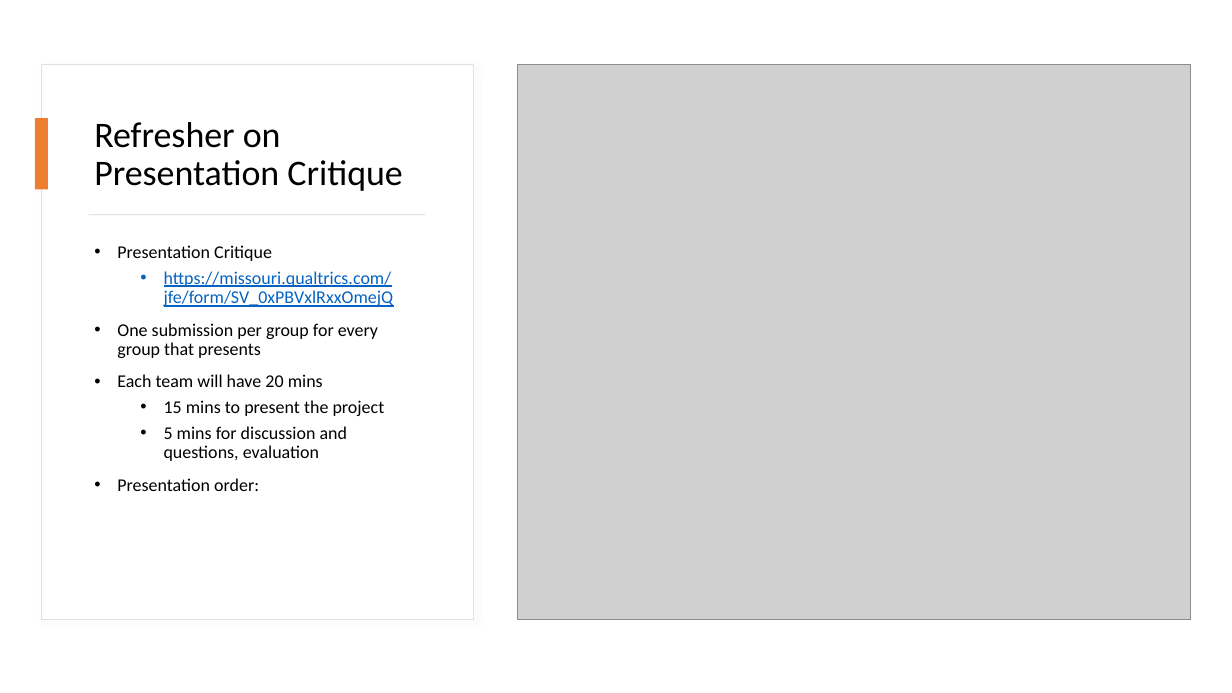
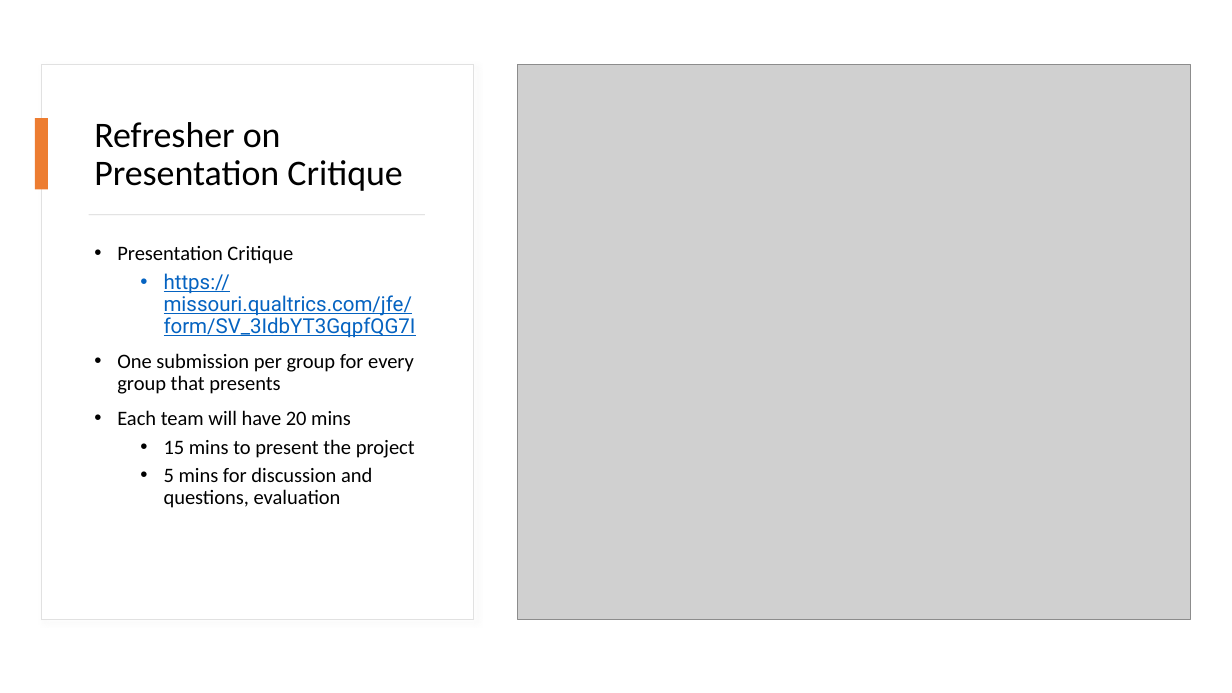
Before and after one commit to mikenguyen13/mar4050_S23_2, a slide deck: slide 2 of lectures/13/1_presentation.pptx. Drawn at 1232x693 pixels with LibreOffice and Linux fonts; fonts in the diff are those of the drawing; grey boxes stand for pictures. Boxes give left, top, right and bottom in pixels: in the first picture for what was removed or moved away, otherwise in the second. Text is boxed around its words. In the diff, an @@ line names an element or a change of style, - is before the commit and + after.

```diff
--- a/lectures/13/1_presentation.pptx
+++ b/lectures/13/1_presentation.pptx
@@ text at (117,246,415,508): size 14 to 16 pt in "Presentation Critique", "One submission per group for every group ...", "Each team will have 20 mins", "15 mins to present the project" and 1 more places @@
@@ text at (164,273,416,338): text changed; size 14 to 16 pt; font Calibri to Roboto @@
-  • https://missouri.qualtrics.com/jfe/form/SV_0xPBVxlRxxOmejQ
+  • https://missouri.qualtrics.com/jfe/form/SV_3IdbYT3GqpfQG7I
@@ text at (117,478,259,491): paragraph removed @@
-• Presentation order:
```
Also in this commit, not shown: 2 other files.
